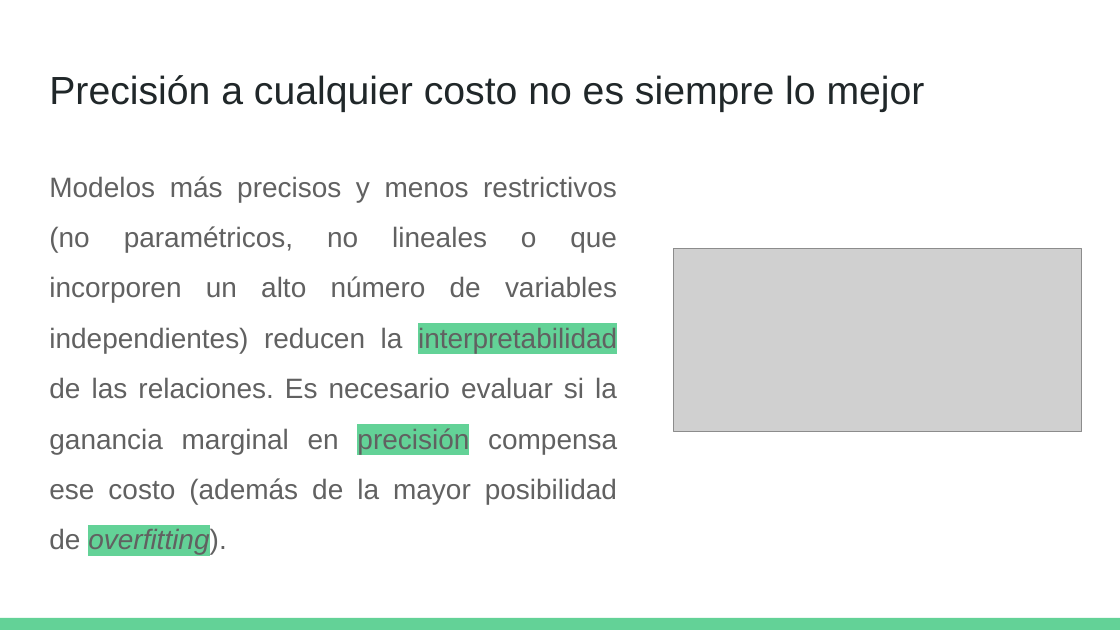
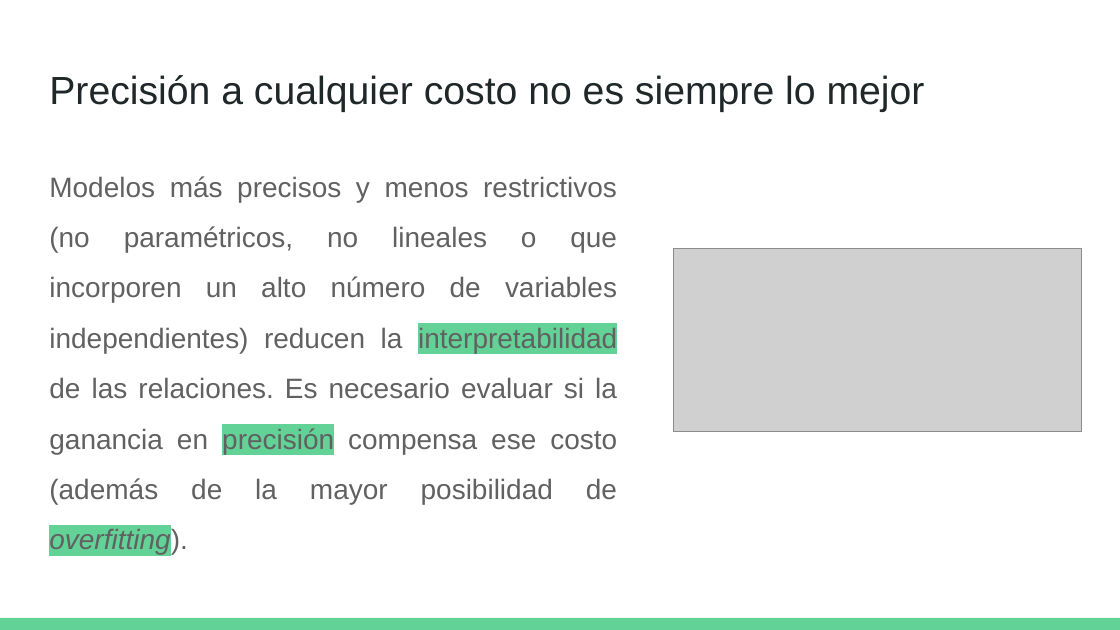
Before and after one commit to DCSCyHD/2023_modulo_3, a slide deck: slide 30 of clase1/teorica_1.pptx. Drawn at 1120x630 pixels with LibreOffice and Linux fonts; fonts in the diff are those of the drawing; grey boxes stand for pictures. Boxes give left, top, right and bottom in pixels: in the first picture for what was removed or moved away, otherwise in the second. Text is boxed around its words. In the diff, an @@ line names an element or a change of style, - is before the commit and + after.

```diff
--- a/clase1/teorica_1.pptx
+++ b/clase1/teorica_1.pptx
@@ text at [49, 176, 617, 504]: text changed @@
-Modelos más precisos y menos restrictivos (no paramétricos, no lineales o que incorporen un alto número de variables independientes) reducen la interpretabilidad de las relaciones. Es necesario evaluar si la ganancia marginal en precisión compensa ese costo (además de la mayor posibilidad de overfitting).
+Modelos más precisos y menos restrictivos (no paramétricos, no lineales o que incorporen un alto número de variables independientes) reducen la interpretabilidad de las relaciones. Es necesario evaluar si la ganancia en precisión compensa ese costo (además de la mayor posibilidad de overfitting).
```
Also in this commit, not shown: 3 other slides changed.
